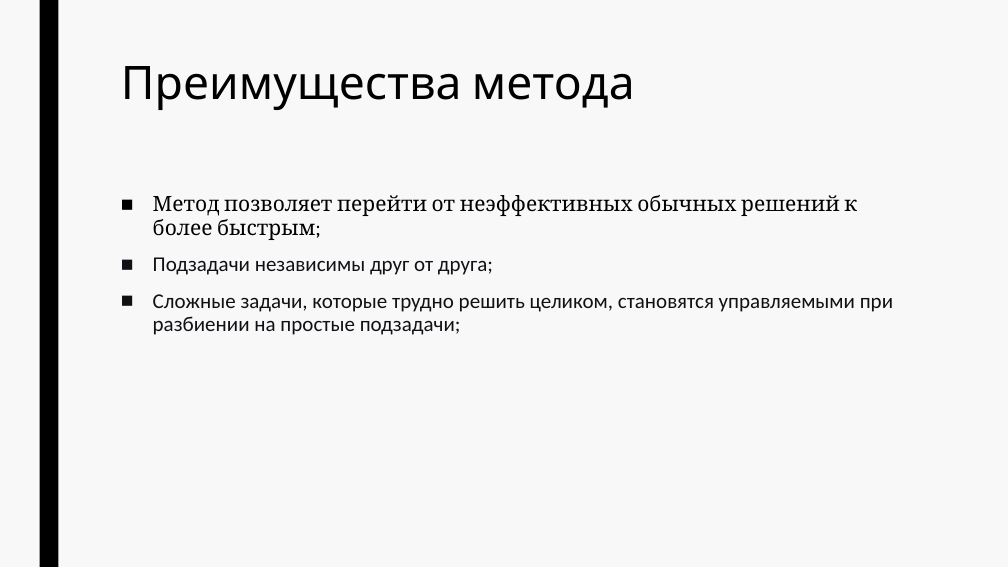
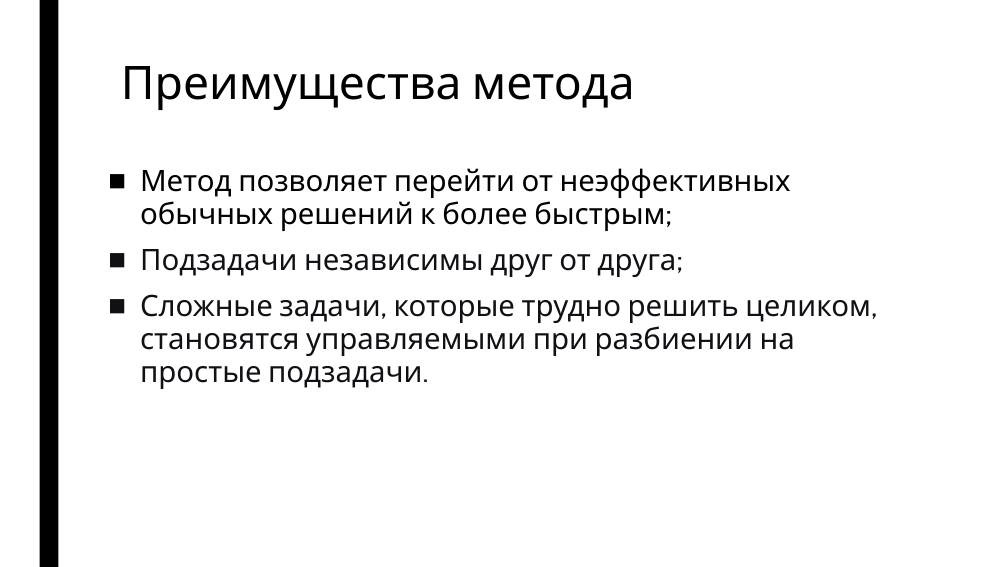
Before and after one commit to ArsenyBurov/4-term, a slide deck: slide 11 of Data-structures-and-algorithms/Presentations/source/divide-and-conquer.pptx (slide 8 before the commit). Drawn at 1008x567 pixels with LibreOffice and Linux fonts; fonts in the diff are those of the drawing. Boxes give left, top, right and bottom in pixels: in the first picture for what was removed or moved away, otherwise in the second. Text is boxed around its words. In the diff, an @@ line names an element or a change of style, - is before the commit and + after.

```diff
--- a/Data-structures-and-algorithms/Presentations/source/divide-and-conquer.pptx
+++ b/Data-structures-and-algorithms/Presentations/source/divide-and-conquer.pptx
@@ background #F8F8F8 to #FFFFFF @@
@@ text "Метод позволяет перейти от неэффективных ...": place and size @@
-text "Метод позволяет перейти от неэффективных ..." at <box>153,195,893,335</box>
+text "Метод позволяет перейти от неэффективных ..." at <box>140,168,871,389</box>
@@ text at <box>140,168,791,277</box>: size 20 to 28 pt in "Метод позволяет перейти от неэффективных обычных решений ...", "Подзадачи независимы друг от друга;"; font Cambria to Cabin in "Метод позволяет перейти от неэффективных обычных решений ..."; font Calibri to Cabin in "Подзадачи независимы друг от друга;" @@
@@ text at <box>140,294,871,389</box>: text changed; size 20 to 28 pt; font Calibri to Cabin @@
-■ Сложные задачи, которые трудно решить целиком, становятся управляемыми при разбиении на простые подзадачи;
+■ Сложные задачи, которые трудно решить целиком, становятся управляемыми при разбиении на простые подзадачи.
```
Also in this commit, not shown: 3 other slides changed, 3 slides added, 1 other file.
